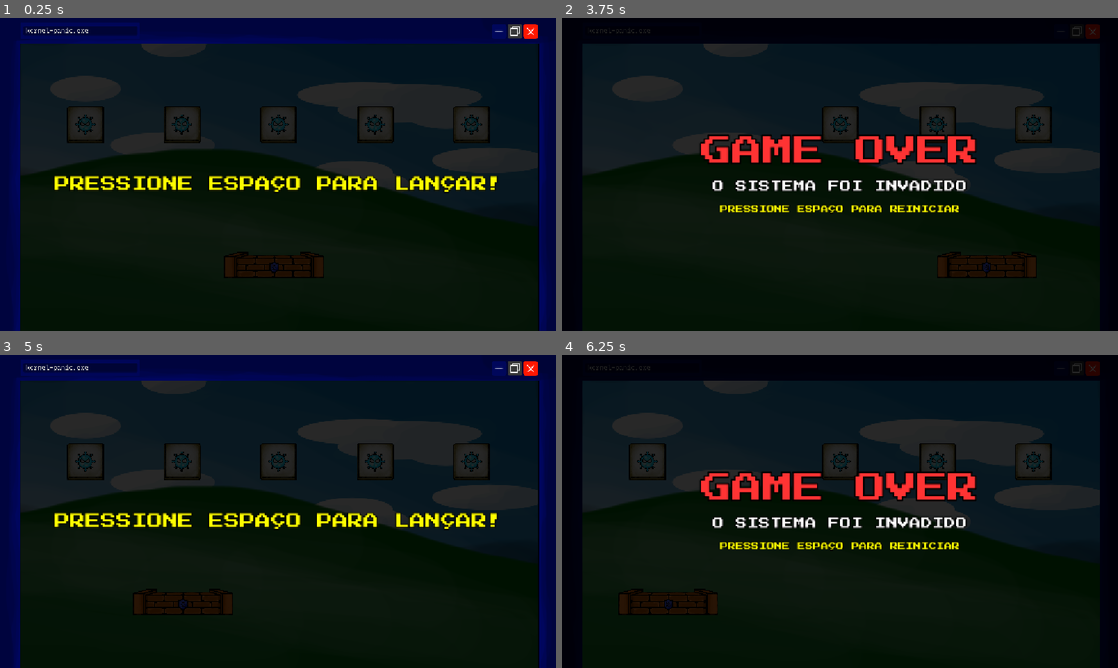
Above: before the commit, frames 1-4 (two rows, left to right).
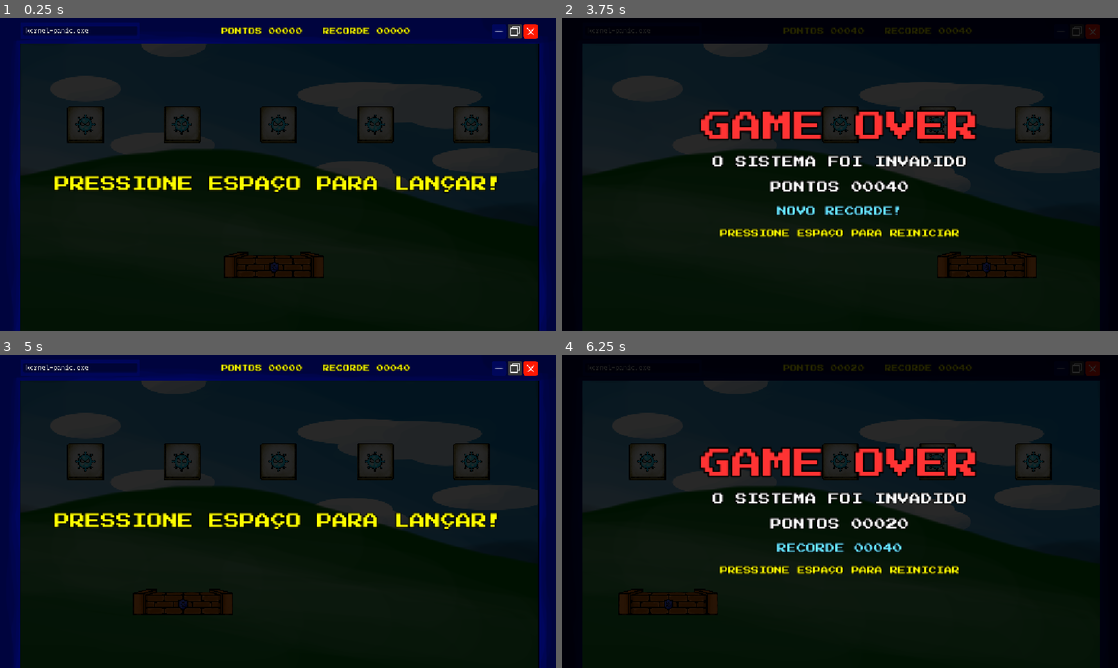
Above: after the commit, the same moments.

Repository: felipem7k/kernel-panic
Game: Godot game, scene res://scenes/jogo.tscn
Two runs of this game, one before a commit and one after it. Both use one fixed random seed, a clock stepped at 60 frames per second and the inputs below. Sound files missing from this copy of the repository are replaced by a short silence.
Inputs:
- Up to frame 1 (0.25 s): no input
- Up to frame 2 (3.75 s): tap Space (atirar) at 0.5, 1.35, 2.85 s; hold Right (direita) 0.53-1.28 s; hold Space (atirar) 0.53-1.28 s; hold Left (esquerda) 1.28-2.03 s; hold Space (atirar) 2.03-2.78 s; hold Right (direita) 2.03-3.53 s; hold Left (esquerda) from 3.53 s (still down); hold Space (atirar) from 3.53 s (still down)
- Up to frame 3 (5 s): keep holding Left (esquerda); release Space (atirar) at 4.28 s; tap Space (atirar) at 4.35 s
- Up to frame 4 (6.25 s): tap Space (atirar) at 5, 5.85 s; hold Space (atirar) 5.03-5.78 s; release Left (esquerda) at 5.78 s; hold Right (direita) from 5.78 s (still down)

The runs differ from the first frame. In frame 1, 0.5% of the frame differs, in the area x 39-74%, y 2-6%; in frame 2, 8.5%, in the area x 24-75%, y 3-71%; in frame 3, 0.5%; in frame 4, 8.4%.

Commit message:
feat: add pontuation system

Diff:
--- a/prefab/game_over.tscn
+++ b/prefab/game_over.tscn
@@ -22,6 +22,13 @@
 font = ExtResource("2_f7tnk")
 font_size = 16
 font_color = Color(1, 1, 0, 1)
+outline_size = 6
+outline_color = Color(0, 0, 0, 1)
+
+[sub_resource type="LabelSettings" id="LabelSettings_record"]
+font = ExtResource("2_f7tnk")
+font_size = 20
+font_color = Color(0.4, 0.9, 1, 1)
 outline_size = 6
 outline_color = Color(0, 0, 0, 1)
 
@@ -60,6 +67,18 @@
 label_settings = SubResource("LabelSettings_subtitle")
 horizontal_alignment = 1
 
+[node name="Score" type="Label" parent="Content"]
+layout_mode = 2
+text = "PONTOS 00000"
+label_settings = SubResource("LabelSettings_subtitle")
+horizontal_alignment = 1
+
+[node name="Record" type="Label" parent="Content"]
+layout_mode = 2
+text = "RECORDE 00000"
+label_settings = SubResource("LabelSettings_record")
+horizontal_alignment = 1
+
 [node name="Hint" type="Label" parent="Content" unique_id=388715604]
 layout_mode = 2
 text = "PRESSIONE ESPAÇO PARA REINICIAR"
--- a/prefab/victory.tscn
+++ b/prefab/victory.tscn
@@ -22,6 +22,13 @@
 font = ExtResource("2_f7tnk")
 font_size = 16
 font_color = Color(1, 1, 0, 1)
+outline_size = 6
+outline_color = Color(0, 0, 0, 1)
+
+[sub_resource type="LabelSettings" id="LabelSettings_record"]
+font = ExtResource("2_f7tnk")
+font_size = 20
+font_color = Color(0.4, 0.9, 1, 1)
 outline_size = 6
 outline_color = Color(0, 0, 0, 1)
 
@@ -60,6 +67,18 @@
 label_settings = SubResource("LabelSettings_subtitle")
 horizontal_alignment = 1
 
+[node name="Score" type="Label" parent="Content"]
+layout_mode = 2
+text = "PONTOS 00000"
+label_settings = SubResource("LabelSettings_subtitle")
+horizontal_alignment = 1
+
+[node name="Record" type="Label" parent="Content"]
+layout_mode = 2
+text = "RECORDE 00000"
+label_settings = SubResource("LabelSettings_record")
+horizontal_alignment = 1
+
 [node name="Hint" type="Label" parent="Content" unique_id=1097468231]
 layout_mode = 2
 text = "PRESSIONE ESPAÇO PARA REINICIAR"
--- a/scenes/jogo.tscn
+++ b/scenes/jogo.tscn
@@ -14,12 +14,21 @@
 [ext_resource type="PackedScene" uid="uid://bfklnc642w4ou" path="res://scenes/level_04.tscn" id="13_level4"]
 [ext_resource type="PackedScene" uid="uid://uaublrwsalh" path="res://scenes/level_05.tscn" id="14_level5"]
 [ext_resource type="AudioStream" uid="uid://bt4trpx2acqv6" path="res://assets/soundtrack.mp3" id="15_soundtrack"]
+[ext_resource type="Script" path="res://scripts/score.gd" id="16_score"]
+[ext_resource type="Script" path="res://scripts/score_label.gd" id="17_score_label"]
 
 [sub_resource type="LabelSettings" id="LabelSettings_g4v7s"]
 font = ExtResource("5_0c0ry")
 font_size = 32
 font_color = Color(1, 1, 0, 1)
 outline_size = 8
+outline_color = Color(0, 0, 0, 1)
+
+[sub_resource type="LabelSettings" id="LabelSettings_score"]
+font = ExtResource("5_0c0ry")
+font_size = 14
+font_color = Color(1, 1, 0, 1)
+outline_size = 4
 outline_color = Color(0, 0, 0, 1)
 
 [node name="Cena Principal" type="Node2D" unique_id=1713383301]
@@ -52,6 +61,9 @@
 autoplay = true
 
 [node name="Levels" type="Node2D" parent="." unique_id=218420989]
+
+[node name="Score" type="Node" parent="."]
+script = ExtResource("16_score")
 
 [node name="Player" parent="." unique_id=1887351228 instance=ExtResource("2_1b3iq")]
 position = Vector2(568.00006, 512)
@@ -86,8 +98,21 @@
 label_settings = SubResource("LabelSettings_g4v7s")
 horizontal_alignment = 1
 
+[node name="ScoreLabel" type="Label" parent="Control"]
+layout_mode = 0
+offset_left = 300.0
+offset_top = 14.0
+offset_right = 1010.0
+offset_bottom = 40.0
+text = "PONTOS 00000   RECORDE 00000"
+label_settings = SubResource("LabelSettings_score")
+horizontal_alignment = 1
+vertical_alignment = 1
+script = ExtResource("17_score_label")
+
 [node name="GameOver" parent="." unique_id=1962481307 instance=ExtResource("6_gm0vr")]
 
 [node name="Victory" parent="." unique_id=1428730659 instance=ExtResource("8_vc4tq")]
 
 [connection signal="ball_lost" from="Bullet" to="GameOver" method="show_screen"]
+[connection signal="scored" from="Bullet" to="Score" method="add"]
--- a/scripts/bullet.gd
+++ b/scripts/bullet.gd
@@ -1,6 +1,7 @@
 extends CharacterBody2D
 
 signal ball_lost
+signal scored(points: int)
 
 var velocidade = Vector2(200, -350)
 var rebote = 700
@@ -115,7 +116,7 @@
 
 		hit_sound.play()
 		if obj.has_method("take_hit"):
-			obj.take_hit()
+			scored.emit(obj.take_hit())
 		else:
 			obj.queue_free()
 
--- a/scripts/game_over.gd
+++ b/scripts/game_over.gd
@@ -1,9 +1,15 @@
 extends CanvasLayer
 
+@onready var score: Node = $"../Score"
+@onready var score_label: Label = $Content/Score
+@onready var record_label: Label = $Content/Record
 @onready var result_sound: AudioStreamPlayer = $ResultSound
 @onready var select_sound: AudioStreamPlayer = $SelectSound
 
 func show_screen() -> void:
+	score.save_high_score()
+	score_label.text = score.points_text()
+	record_label.text = "NOVO RECORDE!" if score.is_new_record else score.high_score_text()
 	visible = true
 	get_tree().paused = true
 	result_sound.play()
--- /dev/null
+++ b/scripts/score.gd
@@ -0,0 +1,41 @@
+extends Node
+
+signal changed
+
+const SAVE_PATH := "user://high_score.cfg"
+
+var points := 0
+var high_score := 0
+var is_new_record := false
+
+func _ready() -> void:
+	load_high_score()
+
+func add(amount: int) -> void:
+	points += amount
+	if points > high_score:
+		high_score = points
+		is_new_record = true
+
+	changed.emit()
+
+func points_text() -> String:
+	return "PONTOS %05d" % points
+
+func high_score_text() -> String:
+	return "RECORDE %05d" % high_score
+
+func load_high_score() -> void:
+	var config := ConfigFile.new()
+	if config.load(SAVE_PATH) != OK:
+		return
+
+	high_score = config.get_value("score", "high_score", 0)
+
+func save_high_score() -> void:
+	if not is_new_record:
+		return
+
+	var config := ConfigFile.new()
+	config.set_value("score", "high_score", high_score)
+	config.save(SAVE_PATH)
--- /dev/null
+++ b/scripts/score_label.gd
@@ -0,0 +1,10 @@
+extends Label
+
+@onready var score: Node = $"../../Score"
+
+func _ready() -> void:
+	score.changed.connect(refresh)
+	refresh()
+
+func refresh() -> void:
+	text = "%s   %s" % [score.points_text(), score.high_score_text()]
--- a/scripts/virus.gd
+++ b/scripts/virus.gd
@@ -7,6 +7,7 @@
 		if is_node_ready():
 			show_stage()
 @export_range(0.5, 1.0, 0.01) var damage_scale: float = 0.85
+@export var hit_points := 10
 
 var hits_taken := 0
 
@@ -16,14 +17,15 @@
 func _ready() -> void:
 	show_stage()
 
-func take_hit() -> void:
+func take_hit() -> int:
 	hits_taken += 1
 	if hits_taken >= textures.size():
 		queue_free()
-		return
+		return hit_points + hit_points * textures.size()
 
 	scale *= damage_scale
 	show_stage()
+	return hit_points
 
 func show_stage() -> void:
 	if textures.is_empty():
Not shown, added: scripts/score.gd.uid
Not shown, added: scripts/score_label.gd.uid
